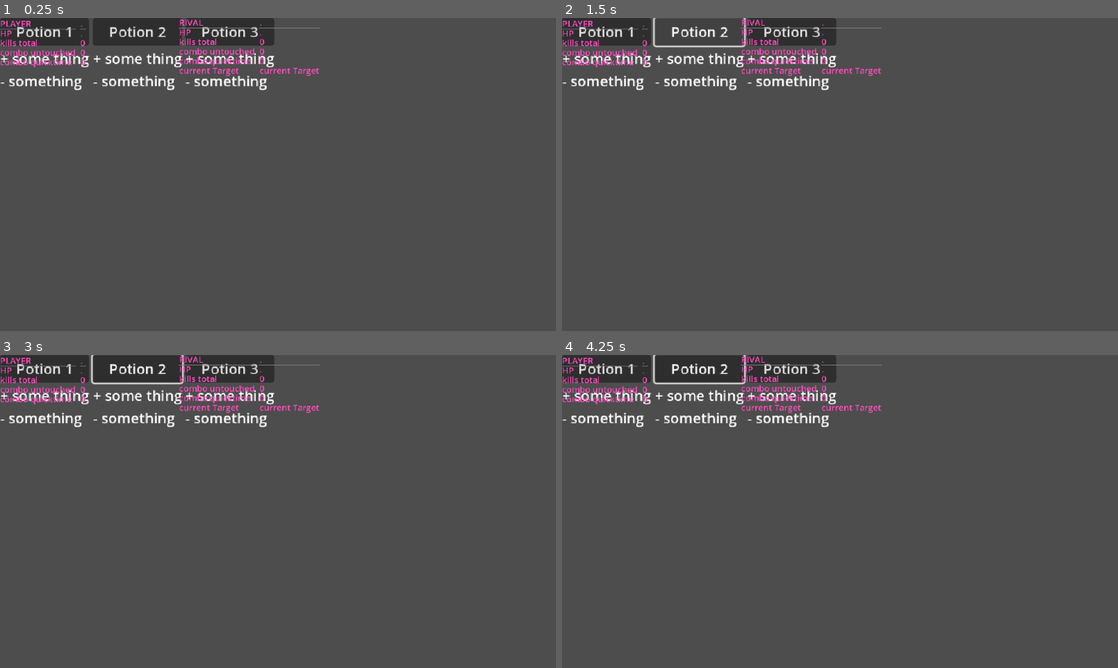
Above: before the commit, frames 1-4 (two rows, left to right).
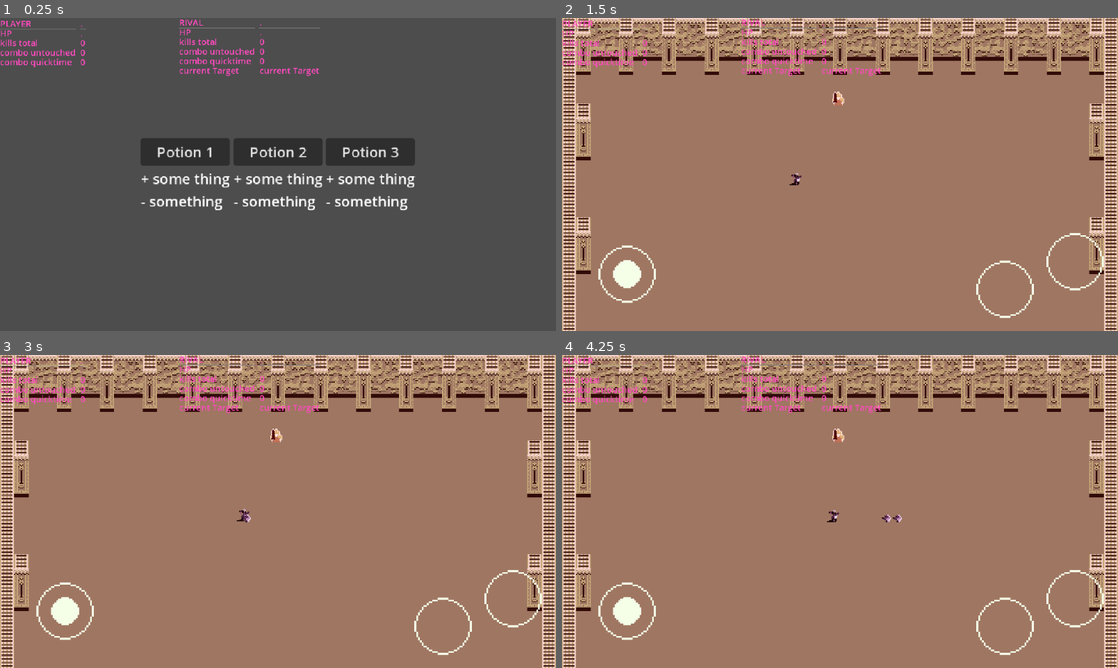
Above: after the commit, the same moments.

Repository: DanWaywell/collab_jam_game
Game: Godot game, scene res://menu/potion_menu.tscn
The game is run twice, just before and just after one commit, with the same random seed, the same clock (stepped at 60 frames per second) and the same inputs. This scene is started directly instead of the project's main scene.
Inputs (mouse positions are in pixels of both pictures, inside the frame that each line leads up to):
- Up to frame 1 (0.25 s): no input
- Up to frame 2 (1.5 s): click "Potion 1" at 0.5 s; click (701, 30) at 1.25 s, where only the run before the commit has a clickable "Potion 2"
- Up to frame 3 (3 s): click (227, 367) at 2 s, where only the run before the commit has a clickable "Potion 3"; tap Enter at 2.75 s; move the mouse to (400, 495) at 2.77 s; hold D (move_right) from 2.78 s (still down); hold Space (action_1) from 2.78 s (still down); click (400, 495) at 2.92 s
- Up to frame 4 (4.25 s): release D (move_right) at 3.5 s; release Space (action_1) at 3.5 s; drag from (728, 527) to (812, 574) at 3.52 s

The runs differ from the first frame. In frame 1, 11% of the frame differs, in the area x 0-75%, y 0-62%; in frame 2, 99%; in frame 3, 99%, in the area x 0-100%, y 0-100%; in frame 4, 99%.

Commit message:
add potion_menu.gd
with function to go to next round

Diff:
--- /dev/null
+++ b/src/menu/potion_menu.gd
@@ -0,0 +1,18 @@
+extends CenterContainer
+
+
+func goto_next_round():
+	get_tree().change_scene_to_file("res://game/game.tscn")
+	GlobalData.number_of_opponents += 4
+
+
+func _on_button_1_button_up() -> void:
+	goto_next_round()
+
+
+func _on_button_2_button_up() -> void:
+	goto_next_round()
+
+
+func _on_button_3_button_up() -> void:
+	goto_next_round()
--- a/src/menu/potion_menu.tscn
+++ b/src/menu/potion_menu.tscn
@@ -1,39 +1,54 @@
-[gd_scene format=3 uid="uid://bhqww33804uxk"]
+[gd_scene load_steps=2 format=3 uid="uid://bhqww33804uxk"]
 
-[node name="PotionMenu" type="HBoxContainer"]
+[ext_resource type="Script" uid="uid://c434tvc5s1b3y" path="res://menu/potion_menu.gd" id="1_ffhij"]
 
-[node name="VBoxContainer" type="VBoxContainer" parent="."]
+[node name="PotionMenu" type="CenterContainer"]
+anchors_preset = 15
+anchor_right = 1.0
+anchor_bottom = 1.0
+grow_horizontal = 2
+grow_vertical = 2
+script = ExtResource("1_ffhij")
+
+[node name="HBoxContainer" type="HBoxContainer" parent="."]
 layout_mode = 2
 
-[node name="Button" type="Button" parent="VBoxContainer"]
+[node name="VBoxContainer" type="VBoxContainer" parent="HBoxContainer"]
+layout_mode = 2
+
+[node name="Button1" type="Button" parent="HBoxContainer/VBoxContainer"]
 layout_mode = 2
 text = "Potion 1"
 
-[node name="Label" type="Label" parent="VBoxContainer"]
+[node name="Label" type="Label" parent="HBoxContainer/VBoxContainer"]
 layout_mode = 2
 text = "+ some thing
 - something"
 
-[node name="VBoxContainer2" type="VBoxContainer" parent="."]
+[node name="VBoxContainer2" type="VBoxContainer" parent="HBoxContainer"]
 layout_mode = 2
 
-[node name="Button2" type="Button" parent="VBoxContainer2"]
+[node name="Button2" type="Button" parent="HBoxContainer/VBoxContainer2"]
 layout_mode = 2
 text = "Potion 2"
 
-[node name="Label" type="Label" parent="VBoxContainer2"]
+[node name="Label" type="Label" parent="HBoxContainer/VBoxContainer2"]
 layout_mode = 2
 text = "+ some thing
 - something"
 
-[node name="VBoxContainer3" type="VBoxContainer" parent="."]
+[node name="VBoxContainer3" type="VBoxContainer" parent="HBoxContainer"]
 layout_mode = 2
 
-[node name="Button3" type="Button" parent="VBoxContainer3"]
+[node name="Button3" type="Button" parent="HBoxContainer/VBoxContainer3"]
 layout_mode = 2
 text = "Potion 3"
 
-[node name="Label" type="Label" parent="VBoxContainer3"]
+[node name="Label" type="Label" parent="HBoxContainer/VBoxContainer3"]
 layout_mode = 2
 text = "+ some thing
 - something"
+
+[connection signal="button_up" from="HBoxContainer/VBoxContainer/Button1" to="." method="_on_button_1_button_up"]
+[connection signal="button_up" from="HBoxContainer/VBoxContainer2/Button2" to="." method="_on_button_2_button_up"]
+[connection signal="button_up" from="HBoxContainer/VBoxContainer3/Button3" to="." method="_on_button_3_button_up"]
Not shown, added: src/menu/potion_menu.gd.uid
